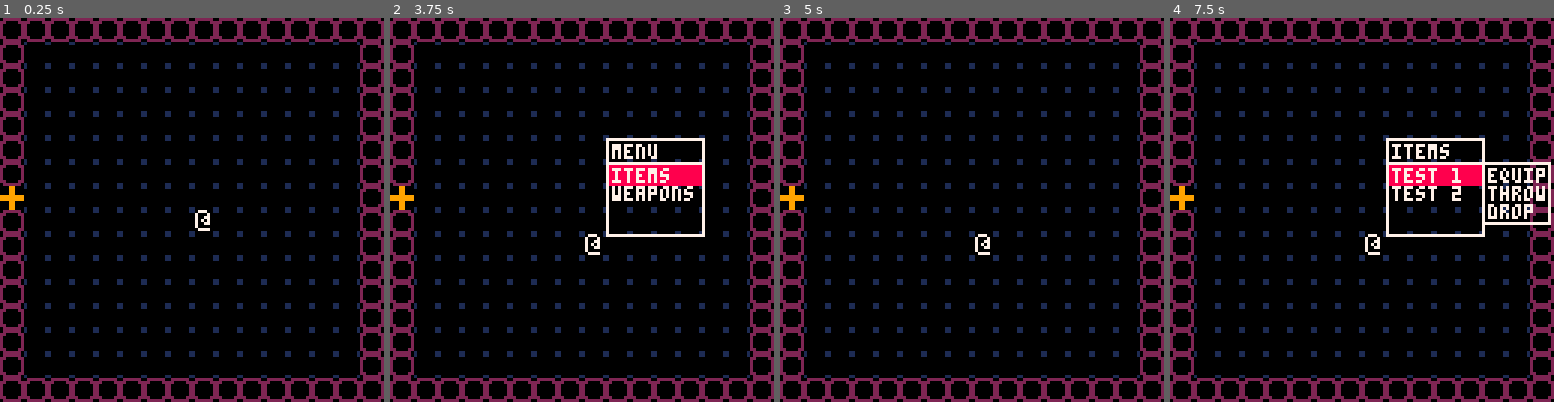
Above: before the commit, frames 1-4 (left to right).
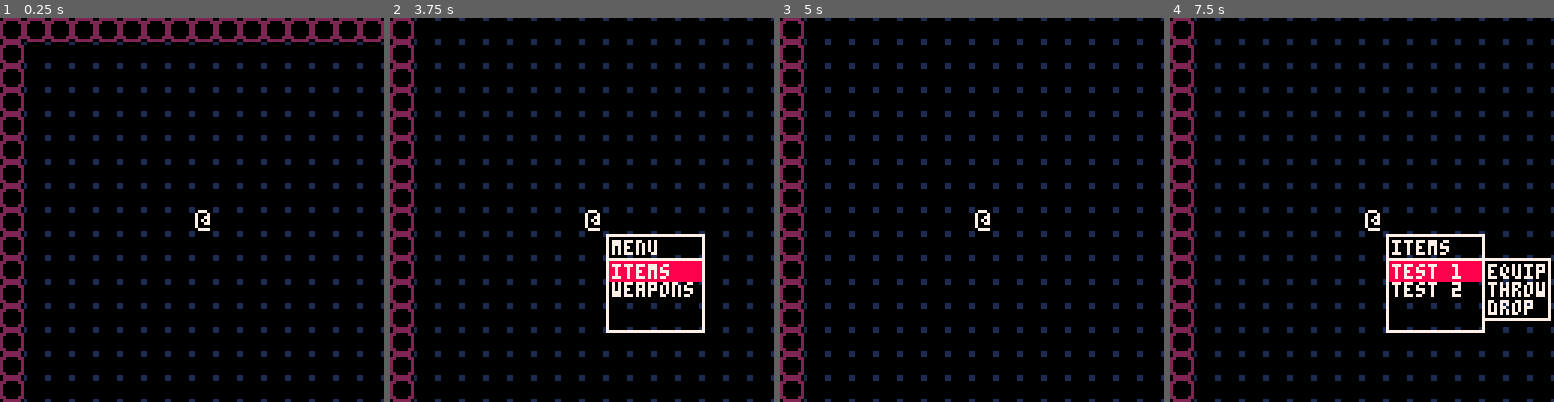
Above: after the commit, the same moments.

Repository: rdelos747/pico8
Game: PICO-8 cartridge rogue.p8
Two runs of this game, one before a commit and one after it. Both use one fixed random seed, a clock stepped at 60 frames per second and the inputs below.
Inputs:
- Up to frame 1 (0.25 s): no input
- Up to frame 2 (3.75 s): tap X (X key) at 0.33, 1.07, 1.85, 2.97 s; tap O (Z key) at 0.7, 1.7, 2.1, 2.5, 2.9, 3.3, 3.7 s; hold Right 1.6-2.1 s; hold Up 2.15-2.42 s; hold Right 2.47-3.03 s; hold Left 3.08-3.58 s; hold Down from 3.63 s (still down)
- Up to frame 3 (5 s): release Down at 3.97 s; hold Right 4.02-4.68 s; tap X (X key) at 4.08 s; tap O (Z key) at 4.1, 4.5, 4.9 s; hold Up from 4.73 s (still down)
- Up to frame 4 (7.5 s): release Up at 5.03 s; hold Left 5.08-5.68 s; tap X (X key) at 5.2, 6.32, 7.43 s; tap O (Z key) every 0.4 s from 5.3 to 7.3 s; hold Down 5.73-6.03 s; hold Right 6.08-6.58 s; hold Right 6.63-7.13 s; hold Up 7.18-7.45 s

The runs differ from the first frame. In frame 1, 6.0% of the frame differs, in the area x 0-100%, y 6-100%; in frame 2, 15%; in frame 3, 9.1%; in frame 4, 17%, in the area x 0-100%, y 0-100%.

Commit message:
Sat May 18 03:41:02 EDT 2019

Diff:
--- a/rogue.p8
+++ b/rogue.p8
@@ -6,7 +6,7 @@
 --cam
 cam={x=0,y=0}
 --player
-pp={x=8,y=8,sp=1}
+pp={x=8,y=8,sp=1,sx=8,sy=8}
 change_room=nil
 change_dly=2
 --menus
@@ -32,9 +32,9 @@
 }
 --level
 xmax_min=16
-xmax_max=16
+xmax_max=26
 ymax_min=16
-ymax_max=16
+ymax_max=26
 xmax=-1
 ymax=-1
 lvl={}
@@ -239,15 +238,38 @@
 	else
 		change_dly=1
 	end
-	if pp.x != change_room.tx or
-				pp.y != change_room.ty then
+	local change=false
+	if change_room.step_x>0 then
+		change_room.step_x-=1
 		pp.x+=change_room.dx
+		change=true
+	end
+	if change_room.step_y>0 then
+		change_room.step_y-=1
 		pp.y+=change_room.dy
-	else
-		change_room=nil
-		new_lvl()
-		change_dly=2
-	end
+		change=true
+	end
+	if(change)return
+	new_lvl()
+	if change_room.side=="x" then
+		if change_room.dx==1 then
+			pp.x=xmax-1 else pp.x=0
+		end
+		printh("ymax "..ymax)
+		printh("end y0 "..pp.y)
+		if pp.y>8 then
+			pp.y=(ymax-1)-(15-pp.y)
+			printh("end y1 "..pp.y)
+		else
+			printh("end y2 "..pp.y)
+		end
+	else
+		if change_room.dy==1 then
+			pp.y=ymax-1 else pp.y=0
+		end
+	end
+	move_cam()
+	change_room=nil
 end
 
 function move_p(mv)
@@ -261,36 +283,61 @@
 	if lvl[ny][nx]==t_wall then
 		return
 	end
-	if lvl[ny][nx]==t_door then
-		create_change(mv)
-	end
 	pp.x=nx
 	pp.y=ny
+	if lvl[pp.y][pp.x]==t_door then
+		create_change(mv)
+	end
 end
 
 --creators
 --=============
 function create_change(mv)
-	//new_level()
+	//local dy=0
+	//local dx=0
+	//if mv.x!=0 then
+	//	dy=rand
+	//else
+	//end
+	printh(".....")
+	printh("y "..pp.y)
+	local side=""
+	local step_x=0
+	local step_y=0
 	local dx=mv.x*-1
 	local dy=mv.y*-1
-	local tx=pp.x
-	local ty=pp.y
-	if(dx==1)tx=pp.x+14
-	if(dx==-1)tx=pp.x-14
-	if(dy==1)ty=pp.y+14
-	if(dy==-1)ty=pp.y-14
+	if mv.x!=0 then
+		side="x"
+		step_x=15
+		pp.y-=cam.y
+		local ny=rand(1,14)
+		printh("to y "..ny)
+		step_y=abs(ny-pp.y)
+		printh("y% "..pp.y)
+		printh("sy "..step_y)
+		if(ny>pp.y)dy=1
+		if(ny<pp.y)dy=-1
+	else
+		side="y"
+		step_y=15
+		pp.x=pp.x-cam.x
+		local nx=rand(1,14)
+		printh("to x "..nx)
+		step_x=abs(nx-pp.x)
+		printh("x% "..pp.x)
+		if(nx>pp.x)dx=1
+		if(nx<pp.x)dx=-1
+	end
 	change_room={
-		dx=dx,
-		dy=dy,
-		tx=tx,
-		ty=ty
+		side=side,
+		step_x=step_x,
+		step_y=step_y,
+		dx=dx,dy=dy
 	}
-	printh(".....")
+	printh("side"..side)
 	printh("dx"..dx)
 	printh("dy"..dy)
-	printh("tx"..tx)
-	printh("ty"..ty)
+
 end
 
 function create_item(n)
@@ -330,7 +377,7 @@
 function add_door()
 	while 1 do
 		local rx=rand(0,xmax-1)
-		local ry=rand(0,ymax-1)
+		local ry=rand(1,ymax-2)
 		if lvl[ry][rx]==t_wall then
 			lvl[ry][rx]=t_door
 			return
